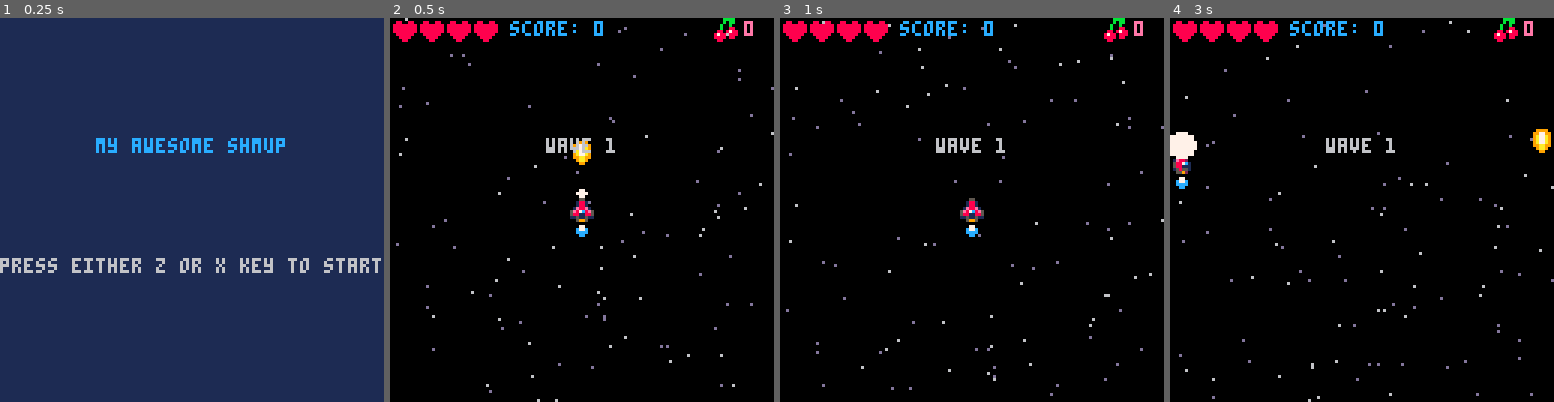
Above: before the commit, frames 1-4 (left to right).
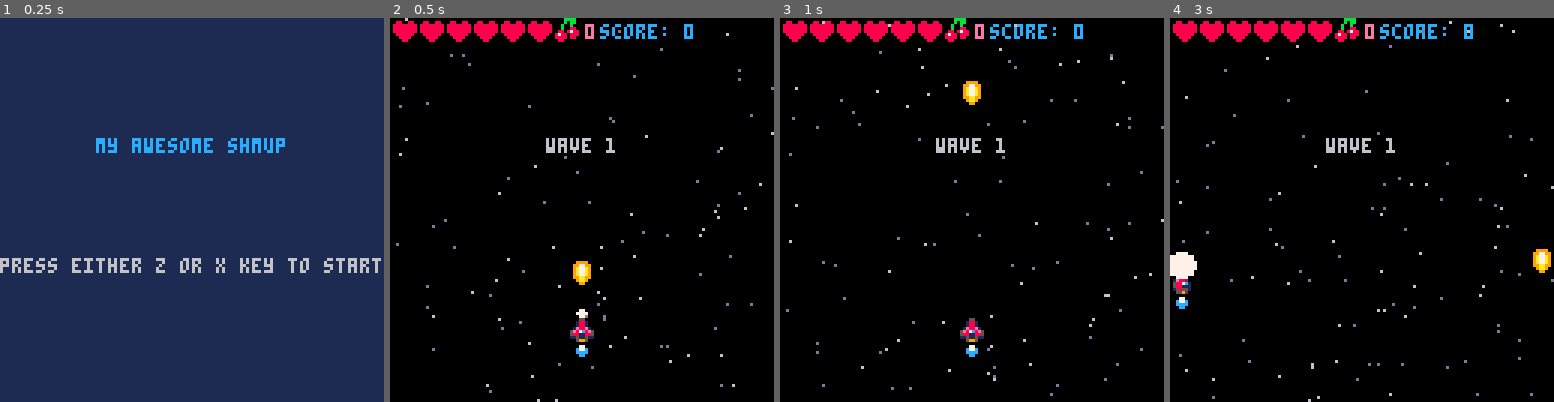
Above: after the commit, the same moments.

Repository: CRBroughton/pico-8-hero
Game: PICO-8 cartridge src/pico-8-hero.p8
Same seed, same stepped clock (60 frames per second), same inputs: the game is played once before the commit and once after it.
Inputs:
- Up to frame 1 (0.25 s): no input
- Up to frame 2 (0.5 s): tap X (X key) at 0.33 s
- Up to frame 3 (1 s): tap O (Z key) at 0.7 s
- Up to frame 4 (3 s): tap X (X key) at 1.07, 1.85, 2.97 s; hold Right 1.6-2.1 s; tap O (Z key) every 0.4 s from 1.7 to 2.9 s; hold Up 2.15-2.42 s; hold Right from 2.47 s (still down)

Frame 1 is identical in both runs. In frame 2, 2.8% of the frame differs, in the area x 28-95%, y 0-89%; in frame 3, 2.5%; in frame 4, 3.3%, in the area x 0-100%, y 0-76%.

Commit message:
refactor: tweaked stats

Diff:
--- a/src/behaviour.lua
+++ b/src/behaviour.lua
@@ -151,6 +151,7 @@
         end
         cherrychance = 0.2
         popfloat("100", enemy.x + 4, enemy.y + 4)
+        score += 100
     end
     if rnd() < 0.1 then
         droppickup(enemy.x, enemy.y)
@@ -170,15 +171,15 @@
     cherries += 1
     small_wave(pickup.x + 4, pickup.y + 4, 14)
 
-    if cherries >= 10 then
-        if ship.lives < 4 then
+    if cherries >= 5 then
+        if ship.lives < ship.max_lives then
             ship.lives += 1
             sfx(31)
-            cherries = 0
+            cherries = cherries - 5
             popfloat("1up!", pickup.x + 4, pickup.y + 4)
         else
             score += 10
-            cherries = 0
+            cherries = 5
         end
     else
         sfx(30)
--- a/src/draw.lua
+++ b/src/draw.lua
@@ -117,7 +117,7 @@
     end
 
     -- draws the scoreboard
-    print("score: " .. score, 40, 1, 12)
+    print("score: " .. score, 70, 2, 12)
 
     -- draws the health hearts
     for i = 1, ship.max_lives do
@@ -128,8 +128,8 @@
         end
     end
 
-    spr(48, 108, 0)
-    print(cherries, 118, 1, 14)
+    spr(48, 55, 0)
+    print(cherries, 65, 2, 14)
 end
 
 function draw_start()
--- a/src/main.lua
+++ b/src/main.lua
@@ -52,11 +52,11 @@
     lastwave = 9
     nextwave()
     ship = makesprite()
-    ship.lives = 4
+    ship.lives = 6
     ship.invul = 0
-    ship.max_lives = 4
+    ship.max_lives = 6
     ship.x = 60
-    ship.y = 60
+    ship.y = 100
     ship.vspeed = 1
     ship.hspeed = 1
     ship.sprite = 2
